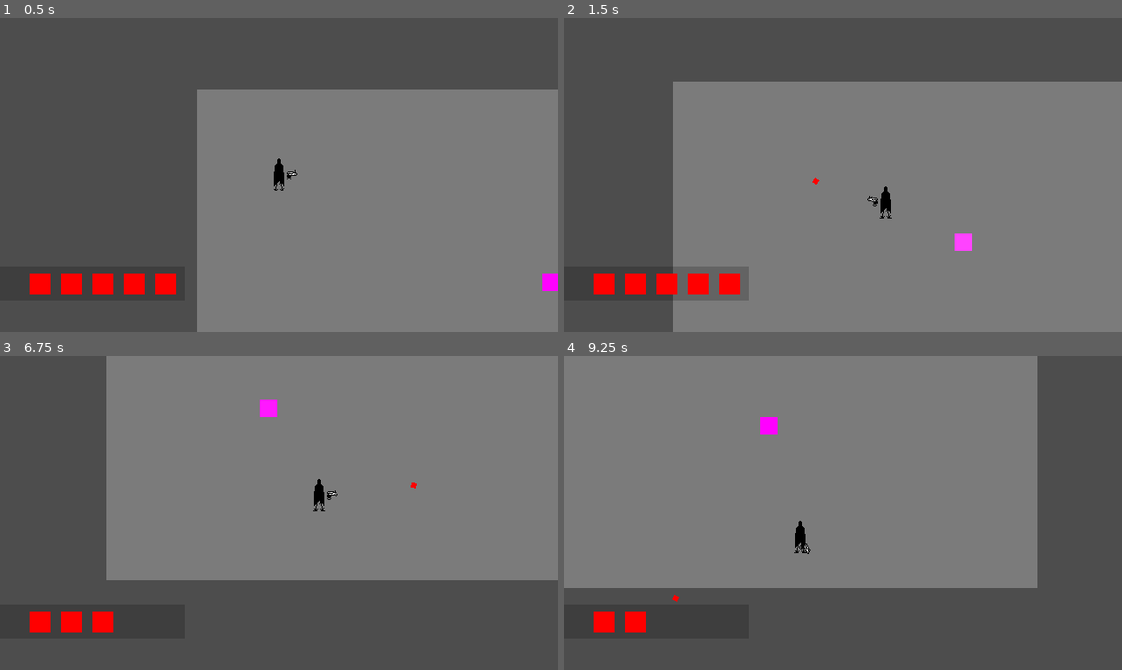
Above: before the commit, frames 1-4 (two rows, left to right).
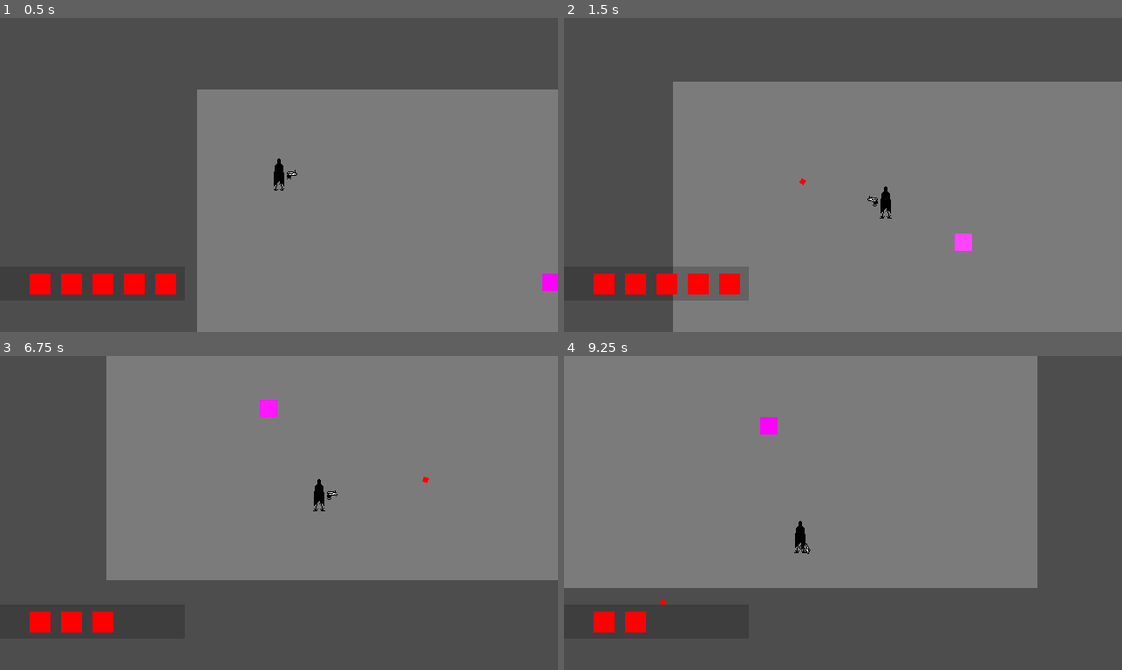
Above: after the commit, the same moments.

Repository: Lukko-Digital/WellesleyGameJam2024
Game: Godot game, scene res://src/main.tscn
The game is run twice, just before and just after one commit, with the same random seed, the same clock (stepped at 60 frames per second) and the same inputs.
Inputs (mouse positions are in pixels of both pictures, inside the frame that each line leads up to):
- Up to frame 1 (0.5 s): no input
- Up to frame 2 (1.5 s): move the mouse to (965, 159) at 0.52 s; press the mouse at (965, 159) at 0.53 s; hold D (right) 0.53-1.28 s; move the mouse to (731, 190) at 1.27 s; release the mouse at (731, 190) at 1.28 s; hold S (down) from 1.28 s (still down); click (731, 190) at 1.35 s
- Up to frame 3 (6.75 s): move the mouse to (334, 443) at 2.02 s; release S (down) at 2.03 s; press the mouse at (334, 443) at 2.03 s; hold D (right) 2.03-2.78 s; move the mouse to (251, 575) at 2.77 s; release the mouse at (251, 575) at 2.78 s; hold W (up) 2.78-3.53 s; click (251, 575) at 2.85 s; move the mouse to (446, 560) at 3.52 s; press the mouse at (446, 560) at 3.53 s; hold A (left) 3.53-5.03 s; move the mouse to (111, 465) at 4.27 s; release the mouse at (111, 465) at 4.28 s; click (111, 465) at 4.35 s; move the mouse to (306, 513) at 5.02 s; press the mouse at (306, 513) at 5.03 s; hold S (down) 5.03-5.78 s; move the mouse to (195, 434) at 5.77 s; release the mouse at (195, 434) at 5.78 s; hold D (right) 5.78-6.53 s; click (195, 434) at 5.85 s; move the mouse to (401, 497) at 6.52 s; press the mouse at (401, 497) at 6.53 s; hold W (up) from 6.53 s (still down)
- Up to frame 4 (9.25 s): move the mouse to (731, 528) at 7.27 s; release W (up) at 7.28 s; release the mouse at (731, 528) at 7.28 s; hold D (right) 7.28-8.03 s; click (731, 528) at 7.35 s; move the mouse to (898, 443) at 8.02 s; press the mouse at (898, 443) at 8.03 s; hold S (down) 8.03-8.78 s; move the mouse to (815, 575) at 8.77 s; release the mouse at (815, 575) at 8.78 s; hold A (left) from 8.78 s (still down); click (815, 575) at 8.85 s

Frame 1 is identical in both runs. In frame 2, less than 0.1% of the frame differs, in the area x 42-46%, y 50-54%; in frame 3, less than 0.1%, in the area x 73-77%, y 38-43%; in frame 4, less than 0.1%.

Commit message:
bullet fires from gun

Diff:
--- a/src/player/player.gd
+++ b/src/player/player.gd
@@ -9,6 +9,7 @@
 }
 
 @onready var bullet_scene = preload("res://src/player/bullet.tscn")
+@onready var gun: Sprite2D = $gun
 
 @onready var health = MAX_HEALTH: set = _set_health
 
@@ -44,9 +45,10 @@
 
 func attack():
 	var instance: Attack = bullet_scene.instantiate()
+	var dir = (get_global_mouse_position() - global_position).normalized()
 	instance.start(
-		position,
-		(get_global_mouse_position() - global_position).normalized()
+		position + dir * gun.offset.x,
+		dir
 	)
 	instance.field_time = BULLET.FIELD_TIME
 	instance.speed = BULLET.SPEED
